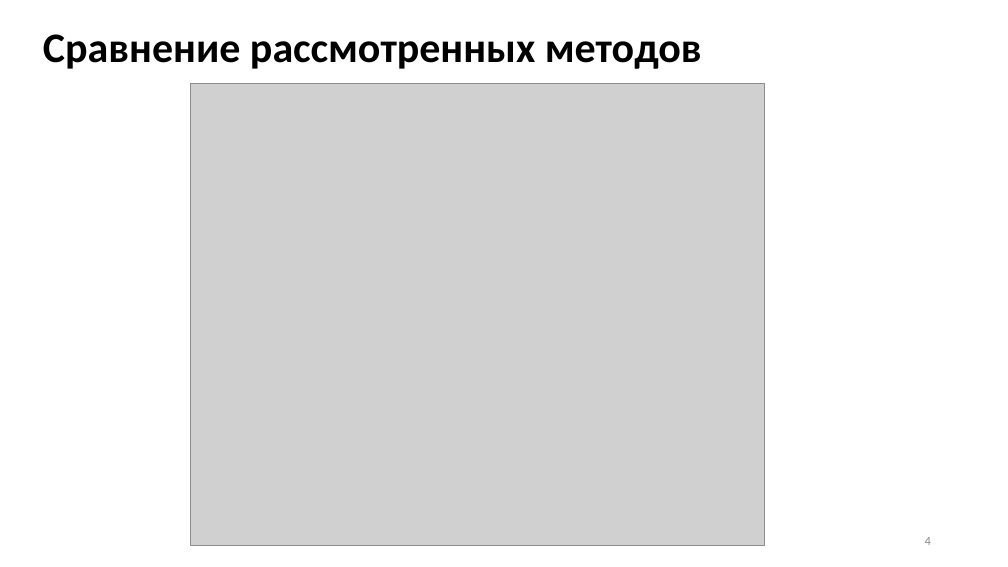
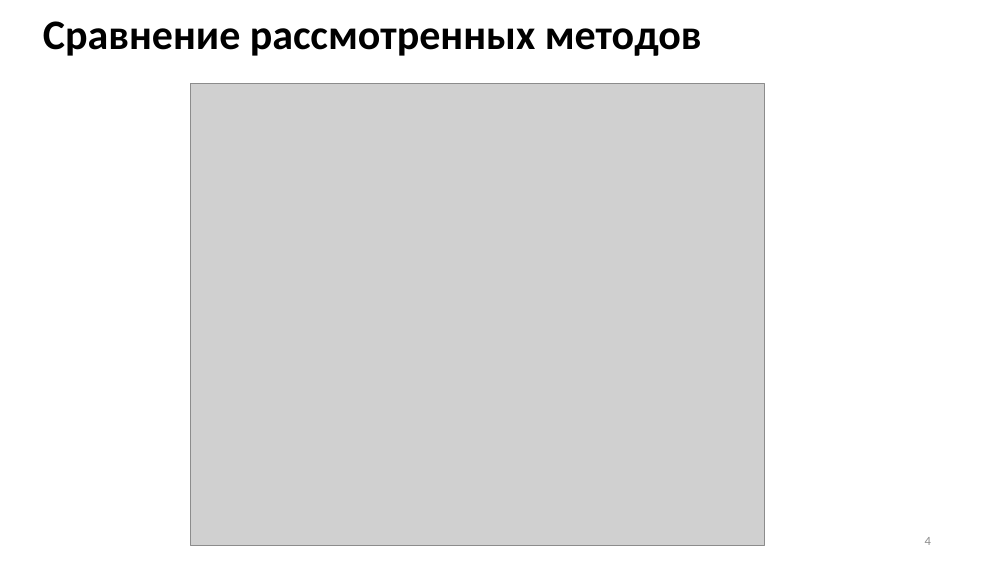
Before and after one commit to Inlucker/8semestr, a slide deck: slide 4 of ВКР/Презентация/ПронинАС_ВКР_презентация.pptx. Drawn at 1008x567 pixels with LibreOffice and Linux fonts; fonts in the diff are those of the drawing; grey boxes stand for pictures. Boxes give left, top, right and bottom in pixels: in the first picture for what was removed or moved away, otherwise in the second. Text is boxed around its words. In the diff, an @@ line names an element or a change of style, - is before the commit and + after.

```diff
--- a/ВКР/Презентация/ПронинАС_ВКР_презентация.pptx
+++ b/ВКР/Презентация/ПронинАС_ВКР_презентация.pptx
@@ text "Сравнение рассмотренных методов": place and size @@
-text "Сравнение рассмотренных методов" at [43, 34, 702, 69]
+text "Сравнение рассмотренных методов" at [43, 21, 702, 56]
```
Also in this commit, not shown: 4 other slides changed, 7 slides added, 3 slides removed, 14 other files.
